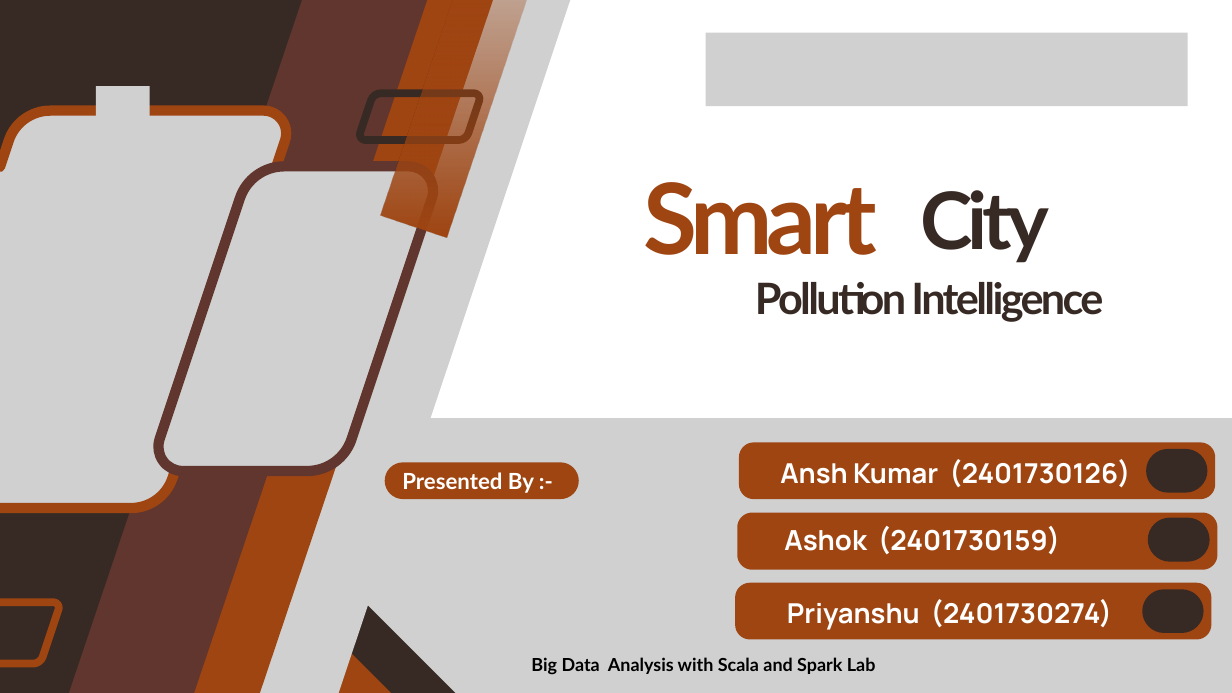
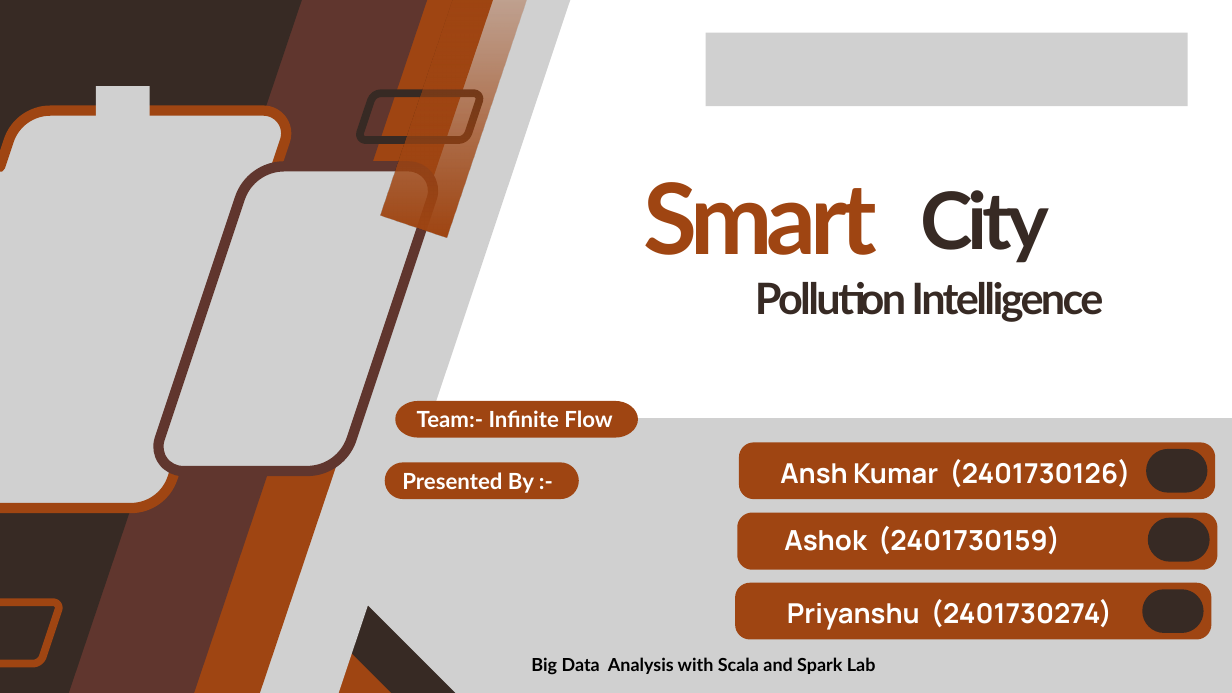
Before and after one commit to Anshkr/Smart-city, a slide deck: slide 1 of Presentation/Smart_City_Presentation.pptx. Drawn at 1232x693 pixels with LibreOffice and Linux fonts; fonts in the diff are those of the drawing; grey boxes stand for pictures. Boxes give left, top, right and bottom in pixels: in the first picture for what was removed or moved away, otherwise in the second. Text is boxed around its words. In the diff, an @@ line names an element or a change of style, - is before the commit and + after.

```diff
--- a/Presentation/Smart_City_Presentation.pptx
+++ b/Presentation/Smart_City_Presentation.pptx
@@ freeform shape added at (x1=395, y1=401, x2=638, y2=438), fill #9F4512 @@
@@ text added at (x1=417, y1=410, x2=612, y2=427), 26 pt, text #FFFFFF, bold @@
+Team:- Infinite Flow
```
Also in this commit, not shown: 1 other file.
